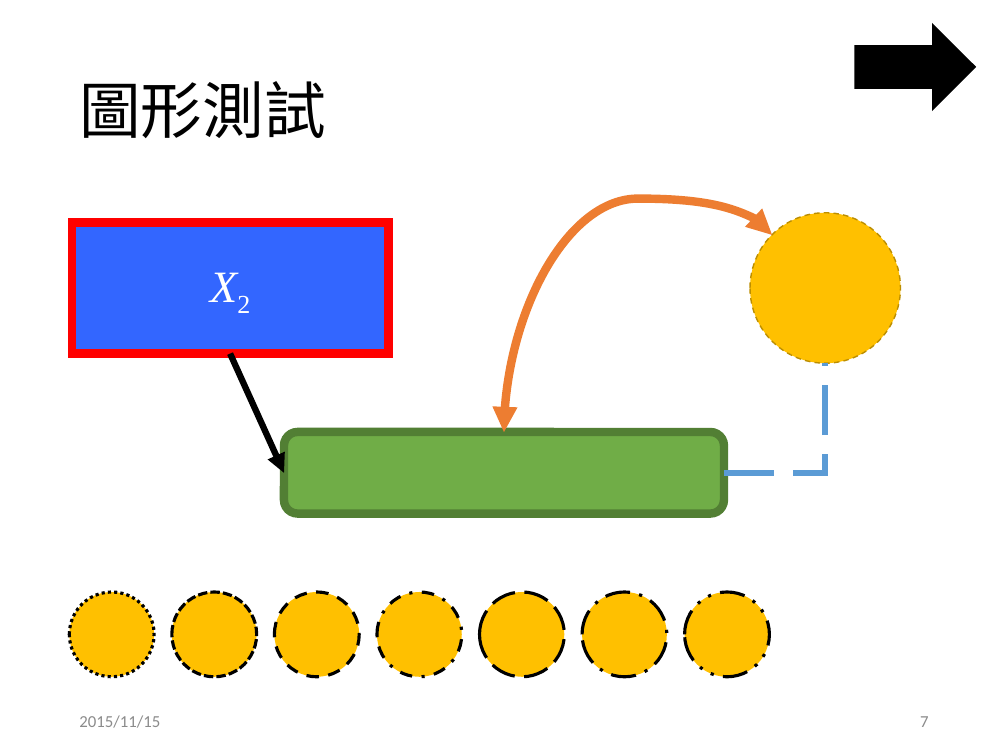
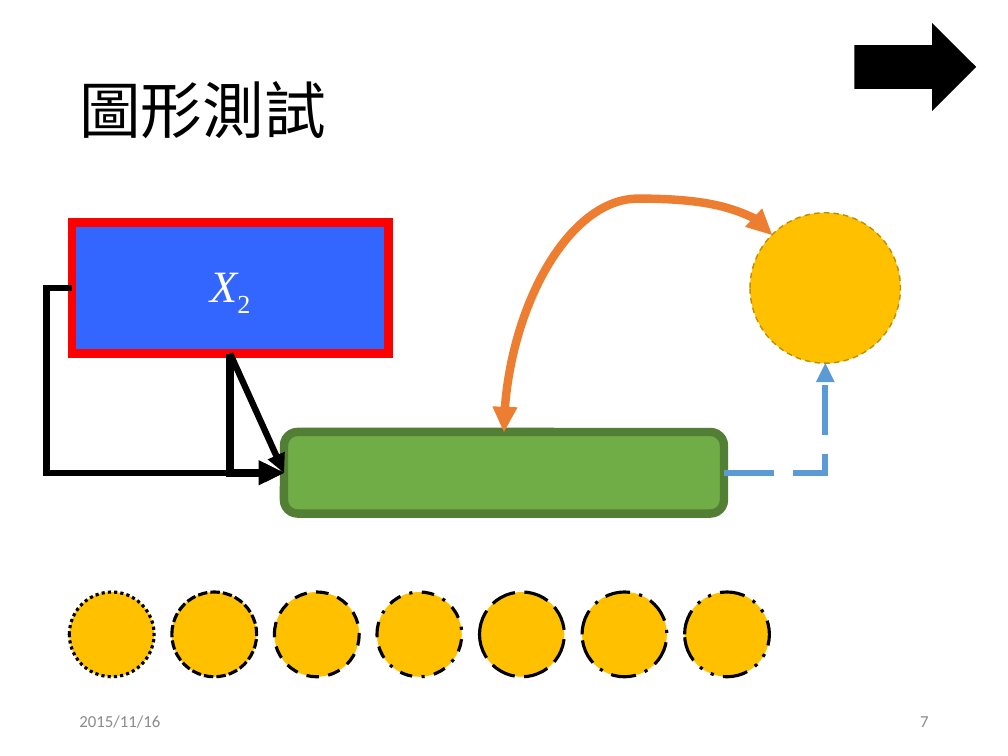
Before and after one commit to g21589/PPTX2HTML, a slide deck: slide 7 of files/test.pptx. Drawn at 1008x756 pixels with LibreOffice and Linux fonts; fonts in the diff are those of the drawing. Boxes give left, top, right and bottom in pixels: in the first picture for what was removed or moved away, otherwise in the second. Text is boxed around its words. In the diff, an @@ line names an element or a change of style, - is before the commit and + after.

```diff
--- a/files/test.pptx
+++ b/files/test.pptx
@@ elbow arrow added from (72, 288) to (284, 473), #000000 4.5 pt @@
@@ elbow arrow added from (230, 354) to (284, 473), #000000 6 pt @@
@@ elbow line (724, 473) - (826, 363): elbow line to elbow arrow @@
@@ text at (79, 715, 160, 728): text changed @@
-2015/11/15
+2015/11/16
```
Also in this commit, not shown: 8 other slides changed, 1 other file.
